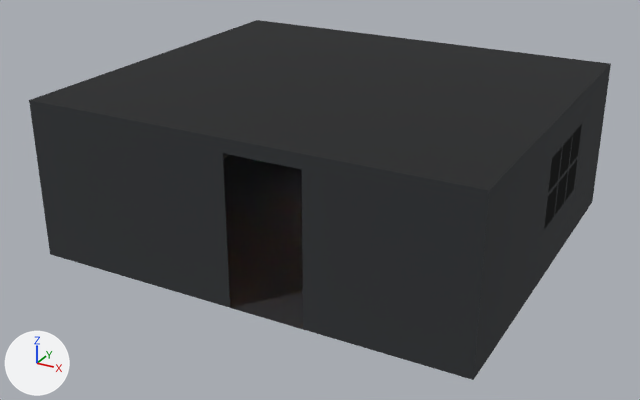
A saved change to the glTF model variants/redesign/workshop/model/room-ai.glb.
Before and after are seen from a 50 mm camera at (2.51, 2.63, 11.71) aimed at (-4.49, 15.36, 5.34). The lights are fixed; the arrows at lower left show +X, +Y and +Z. The older version comes first. Where no turn or scale is listed for an object, it has been applied to the vertices. Vertices at exactly the same position are counted once.

The older version as bpy lines, for what is in view:
```python
mat_acoustic = principled_material('acoustic')
mat_acoustic.base_color = (0.029, 0.0323, 0.0358)  # dark grey #303235
mat_acoustic.roughness = 1.0
mat_studio_ceiling = principled_material('studio_ceiling')
mat_studio_ceiling.base_color = (0.0132, 0.0143, 0.0154)  # black #1e2021
mat_studio_ceiling.roughness = 1.0
me_mesh_0 = bpy.data.meshes.new('Mesh_0')
me_mesh_0.from_pydata(...)  # 14 vertices, 16 faces; spans x 0.0..7.7, y -6.8..0.0, z 0.0..2.78
# faces by material slot: [2, 2, 12]
me_mesh_0.materials.append(mat_studio_floor)  # dark grey #303032
me_mesh_0.materials.append(mat_studio_ceiling)  # black #1e2021
me_mesh_0.materials.append(mat_acoustic)  # dark grey #303235
me_mesh_1 = bpy.data.meshes.new('Mesh_1')
me_mesh_1.from_pydata(...)  # 196 vertices, 280 faces; spans x 0.92..6.48, y -5.68..-1.52, z 2.75..2.78
me_mesh_1.materials.append(mat_glow_spot)  # orange #ff761e, glowing orange #ffa24a
me_mesh_3 = bpy.data.meshes.new('Mesh_3')
me_mesh_3.from_pydata(...)  # 616 vertices, 1136 faces; spans x 4.93..7.7, y -3.75..0.0, z 0.0..2.19
# faces by material slot: [444, 344, 72, 116, 28, 132]
me_mesh_3.materials.append(mat_oak_dark)
me_mesh_3.materials.append(mat_frame)  # black #010202
me_mesh_3.materials.append(mat_charcoal)  # black #050506
me_mesh_3.materials.append(mat_rubber)  # black #030304
me_mesh_3.materials.append(mat_steel)  # grey #9fa5aa
me_mesh_3.materials.append(mat_fabric)  # dark grey #303130
ob_mesh_0 = bpy.data.objects.new('Mesh_0', me_mesh_0)
ob_mesh_0.location = (-8.2, 19.2, 4.67)
ob_mesh_1 = bpy.data.objects.new('Mesh_1', me_mesh_1)
ob_mesh_1.location = (-8.2, 19.2, 4.67)
ob_mesh_3 = bpy.data.objects.new('Mesh_3', me_mesh_3)
ob_mesh_3.location = (-8.2, 19.2, 4.67)
```
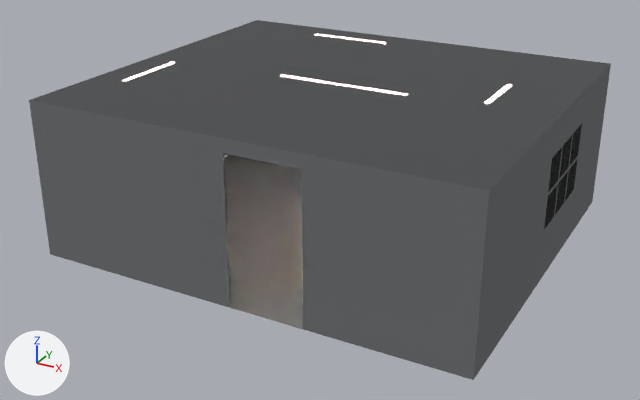
Location of each change, (x1, y1, x2, y2) in pixels of the pictures (640 x 400 px):
'Mesh_0', recoloured (black to grey)
    both: (29, 20, 611, 380)
'Mesh_1', reshaped (not visible before)
    after: (122, 34, 512, 103)
part 1 of me_mesh_1, added
    after: (315, 34, 382, 43)
part 2 of me_mesh_1, added
    after: (485, 84, 512, 103)
part 3 of me_mesh_1, added
    after: (122, 62, 175, 81)
part 4 of me_mesh_1, added
    after: (282, 75, 407, 95)
'Mesh_4', unchanged, uncovered by the edit
    after: (544, 125, 581, 228)
'Mesh_3', unchanged, covered by the edit
    before: (544, 125, 581, 228)

The change in detail:
Material 'studio_ceiling' (mat_studio_ceiling) changes colour from black #1e2021 to dark grey #4b4d4e; in linear values from (0.0132, 0.0143, 0.0154) to (0.0707, 0.0734, 0.076).
Material 'acoustic' (mat_acoustic) changes colour from dark grey #303235 to grey #6b6e71; in linear values from (0.029, 0.0323, 0.0358) to (0.148, 0.156, 0.164).
Material 'bar_light' (mat_bar_light) is new.
Its base color is (1.0, 1.0, 1.0) (white #ffffff).
Its emission color is (1.0, 0.774, 0.629) (beige #ffe4d0).
Its emission strength is 70.0.
me_mesh_1 is used by ob_mesh_1; location (-8.2, 19.2, 4.67).
me_mesh_1 had 196 vertices, 280 faces and spanned x 0.92..6.48, y -5.68..-1.52, z 2.75..2.78.
me_mesh_1 no longer uses material mat_glow_spot (orange #ff761e, glowing orange #ffa24a).
me_mesh_1 now has 32 vertices, 48 faces and spans x 0.56..6.54, y -5.2..-0.52, z 2.74..2.78.
me_mesh_1 part 1: a new loose piece, a box spanning x 1.8..3.4, y -0.6..-0.52, z 2.745..2.785, in mat_bar_light (white #ffffff, glowing beige #ffe4d0).
me_mesh_1 part 2: a new loose piece, a box spanning x 6.46..6.54, y -3.4..-2.2, z 2.745..2.785, in mat_bar_light (white #ffffff, glowing beige #ffe4d0).
me_mesh_1 part 3: a new loose piece, a box spanning x 0.56..0.64, y -5.2..-3.8, z 2.745..2.785, in mat_bar_light (white #ffffff, glowing beige #ffe4d0).
me_mesh_1 part 4: a new loose piece, a box spanning x 2.8..5.2, y -3.64..-3.56, z 2.745..2.785, in mat_bar_light (white #ffffff, glowing beige #ffe4d0).
Other edits to the shape of me_mesh_1 do not show in these pictures.
me_mesh_1 gains material mat_bar_light (white #ffffff, glowing beige #ffe4d0).
